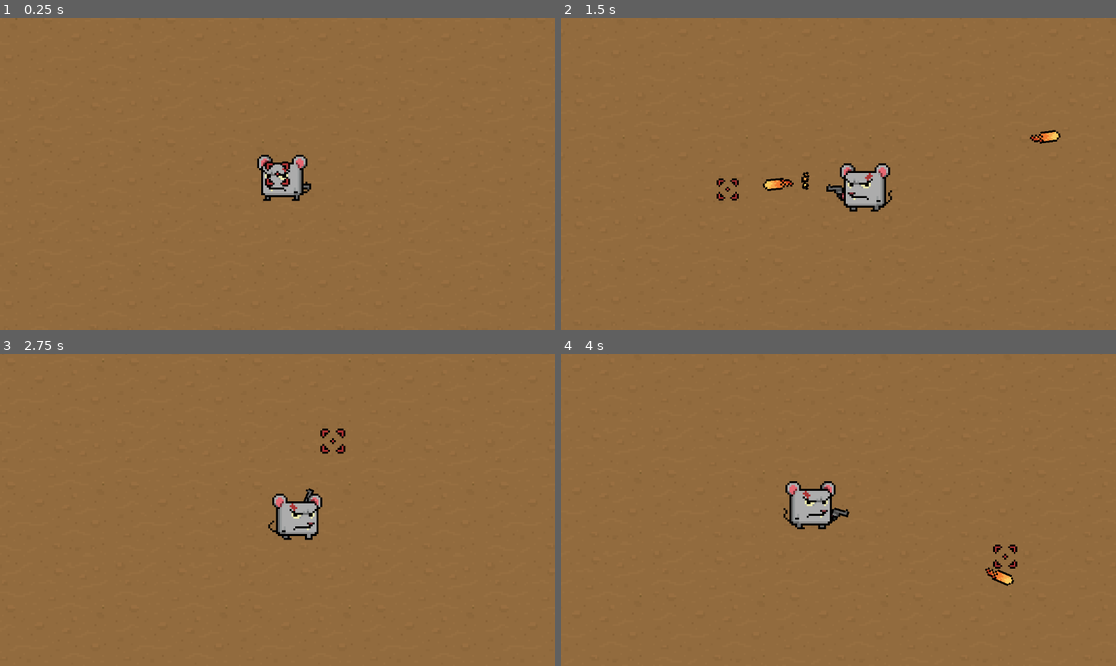
Above: before the commit, frames 1-4 (two rows, left to right).
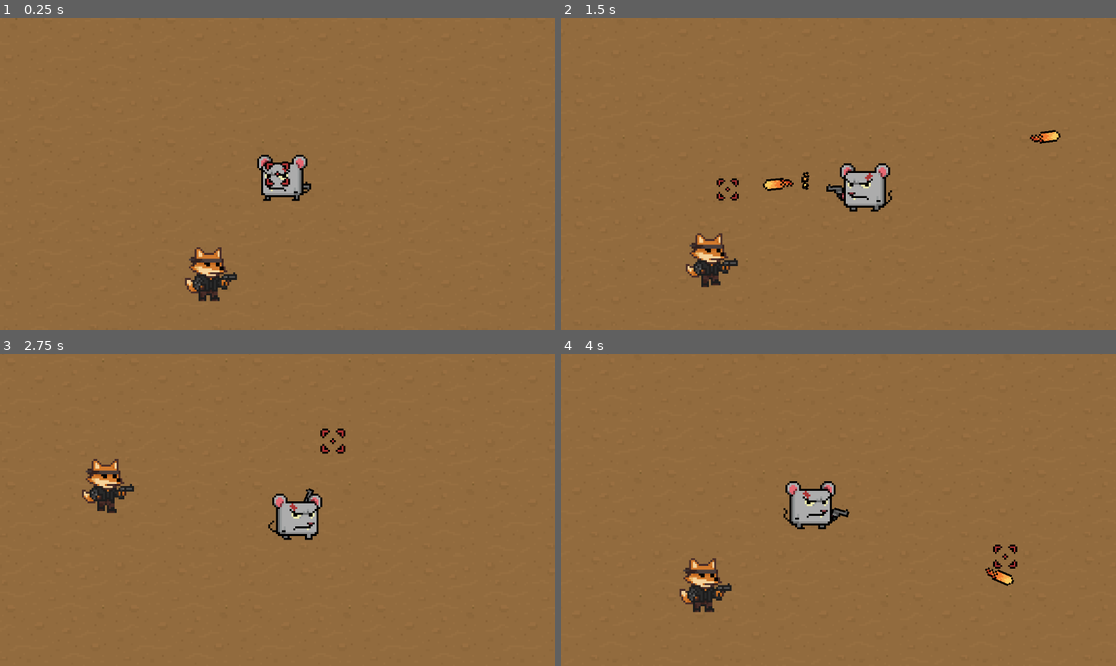
Above: after the commit, the same moments.

Repository: LelekDEV/Ratslinger
Game: Godot game, scene res://scenes/root/game.tscn
Two runs of this game, one before a commit and one after it. Both use one fixed random seed, a clock stepped at 60 frames per second and the inputs below.
Inputs (mouse positions are in pixels of both pictures, inside the frame that each line leads up to):
- Up to frame 1 (0.25 s): no input
- Up to frame 2 (1.5 s): move the mouse to (960, 158) at 0.52 s; hold D (right) 0.53-1.28 s; click (960, 158) at 0.6 s; move the mouse to (727, 189) at 1.27 s; hold S (down) from 1.28 s (still down); click (727, 189) at 1.35 s
- Up to frame 3 (2.75 s): move the mouse to (333, 441) at 2.02 s; release S (down) at 2.03 s; hold D (right) from 2.03 s (still down); click (333, 441) at 2.1 s
- Up to frame 4 (4 s): move the mouse to (810, 572) at 2.77 s; release D (right) at 2.78 s; hold W (up) 2.78-3.53 s; click (810, 572) at 2.85 s; move the mouse to (1005, 556) at 3.52 s; hold A (left) from 3.53 s (still down); click (1005, 556) at 3.6 s

The runs differ from the first frame. In frame 1, 0.9% of the frame differs, in the area x 33-43%, y 73-91%; in frame 2, 0.9%; in frame 3, 0.9%; in frame 4, 1.0%, in the area x 21-31%, y 65-83%.

Commit message:
feat: implement basic fox AI

Diff:
--- /dev/null
+++ b/enemy.tscn
@@ -0,0 +1,53 @@
+[gd_scene load_steps=8 format=3 uid="uid://b74p6grnvdpcy"]
+
+[ext_resource type="Script" uid="uid://dcaaflxnumfnk" path="res://scripts/enemy.gd" id="1_4gyqm"]
+[ext_resource type="Texture2D" uid="uid://cugo8kcyf1q4f" path="res://graphics/Fox.png" id="2_qi2p4"]
+
+[sub_resource type="AtlasTexture" id="AtlasTexture_iifgy"]
+atlas = ExtResource("2_qi2p4")
+region = Rect2(0, 0, 30, 30)
+
+[sub_resource type="AtlasTexture" id="AtlasTexture_epg4t"]
+atlas = ExtResource("2_qi2p4")
+region = Rect2(30, 0, 30, 30)
+
+[sub_resource type="AtlasTexture" id="AtlasTexture_3yqyl"]
+atlas = ExtResource("2_qi2p4")
+region = Rect2(60, 0, 30, 30)
+
+[sub_resource type="AtlasTexture" id="AtlasTexture_wujgv"]
+atlas = ExtResource("2_qi2p4")
+region = Rect2(90, 0, 30, 30)
+
+[sub_resource type="SpriteFrames" id="SpriteFrames_7xaro"]
+animations = [{
+"frames": [{
+"duration": 1.0,
+"texture": SubResource("AtlasTexture_iifgy")
+}, {
+"duration": 1.0,
+"texture": SubResource("AtlasTexture_epg4t")
+}],
+"loop": true,
+"name": &"idle",
+"speed": 1.0
+}, {
+"frames": [{
+"duration": 1.0,
+"texture": SubResource("AtlasTexture_3yqyl")
+}, {
+"duration": 1.0,
+"texture": SubResource("AtlasTexture_wujgv")
+}],
+"loop": true,
+"name": &"walk",
+"speed": 5.0
+}]
+
+[node name="FoxEnemy" type="CharacterBody2D"]
+script = ExtResource("1_4gyqm")
+
+[node name="AnimatedSprite2D" type="AnimatedSprite2D" parent="."]
+sprite_frames = SubResource("SpriteFrames_7xaro")
+animation = &"idle"
+frame_progress = 0.5948
--- a/scenes/root/game.tscn
+++ b/scenes/root/game.tscn
@@ -6,6 +6,7 @@
 [ext_resource type="PackedScene" uid="uid://lw0lbb371my5" path="res://scenes/crosshair.tscn" id="2_7dpn4"]
 [ext_resource type="Script" uid="uid://do3ehr4w1u0d6" path="res://scripts/camera.gd" id="4_bq78c"]
 [ext_resource type="Texture2D" uid="uid://kk3dfut1xl6v" path="res://graphics/cacti.png" id="4_wcdyl"]
+[ext_resource type="PackedScene" uid="uid://b74p6grnvdpcy" path="res://enemy.tscn" id="5_1qygq"]
 
 [sub_resource type="TileSetAtlasSource" id="TileSetAtlasSource_o8yes"]
 texture = ExtResource("4_wcdyl")
@@ -33,7 +34,7 @@
 region_enabled = true
 region_rect = Rect2(0, 0, 648, 468)
 
-[node name="Player" parent="." instance=ExtResource("1_rf1xt")]
+[node name="Player" parent="." groups=["player"] instance=ExtResource("1_rf1xt")]
 
 [node name="Camera2D" type="Camera2D" parent="Player"]
 zoom = Vector2(4, 4)
@@ -47,6 +48,11 @@
 
 [node name="Projectiles" type="Node" parent="." groups=["projectiles"]]
 
+[node name="Enemies" type="Node" parent="."]
+
+[node name="Enemy" parent="Enemies" instance=ExtResource("5_1qygq")]
+position = Vector2(-33, 52)
+
 [node name="Crosshair" parent="." instance=ExtResource("2_7dpn4")]
 z_index = 1
 
@@ -59,3 +65,4 @@
 offset_top = -180.0
 offset_right = 270.0
 offset_bottom = 180.0
+metadata/_edit_lock_ = true
--- /dev/null
+++ b/scripts/enemy.gd
@@ -0,0 +1,22 @@
+extends CharacterBody2D
+
+@onready var sprite: AnimatedSprite2D = $AnimatedSprite2D
+@onready var player: Player = get_tree().get_first_node_in_group("player")
+
+var speed: float = 30
+
+
+func _physics_process(_delta: float) -> void:
+	var player_pos = player.global_position
+	var direction =  (player_pos - global_position).normalized()
+
+	if global_position.distance_squared_to(player_pos) > 80 ** 2:
+		velocity = speed * direction
+
+		if velocity.length() > 0:
+			sprite.play("walk")
+	else:
+		velocity = Vector2.ZERO
+		sprite.play("idle")
+
+	move_and_slide()
Binary file added: graphics/Fox.png
Not shown, added: graphics/Fox.png.import
Binary file added: graphics/RFence.png
Not shown, added: graphics/RFence.png.import
Binary file added: graphics/fence.png
Not shown, added: graphics/fence.png.import
Not shown: 1 places in scenes/root/game.tscn that only renumber resources
Not shown, added: scripts/enemy.gd.uid
